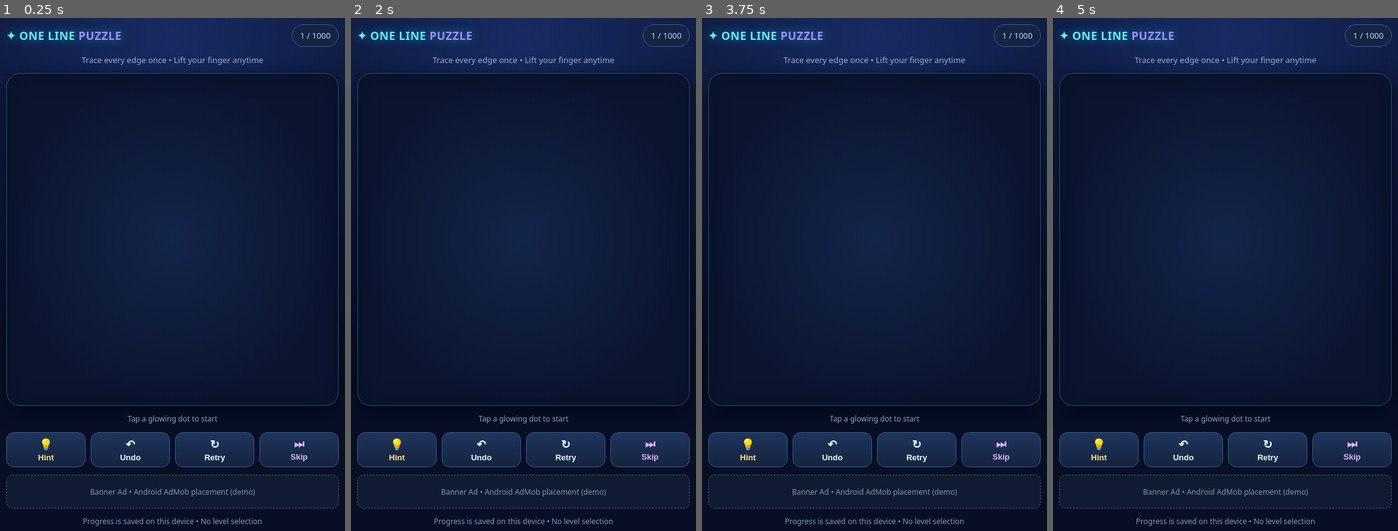
Above: before the commit, frames 1-4 (left to right).
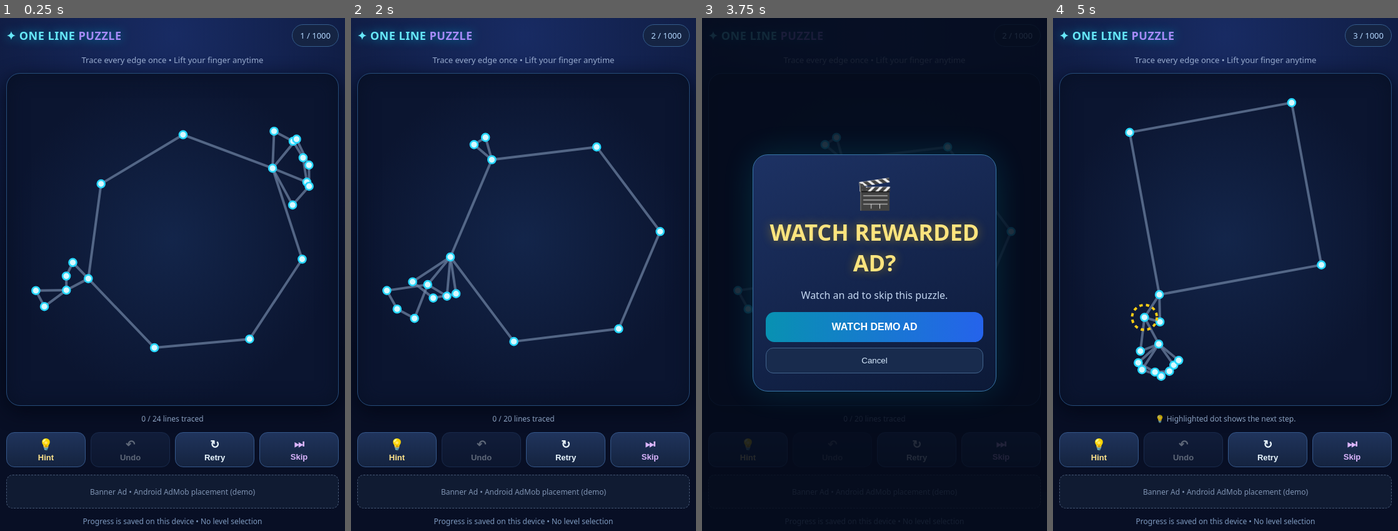
Above: after the commit, the same moments.

Repository: nk7108715-source/one-line-puzzle-
Game: browser game, page index.html
Same seed, same stepped clock (60 frames per second), same inputs: the game is played once before the commit and once after it.
Inputs (mouse positions are in pixels of both pictures, inside the frame that each line leads up to):
- Up to frame 1 (0.25 s): no input
- Up to frame 2 (2 s): click "⏭ Skip" at 0.27 s; move the mouse to (523, 274) at 1.07 s; click (523, 361) at 1.27 s, where only the run after the commit has a clickable "Cancel"; move the mouse to (457, 207) at 1.67 s; click "⏭ Skip" at 1.77 s; click (523, 325) at 1.87 s, where only the run after the commit has a clickable "WATCH DEMO AD"
- Up to frame 3 (3.75 s): click "💡 Hint" at 2.02 s; press the mouse at (940, 187) at 2.27 s; release the mouse at (874, 171) at 2.4 s; click (874, 361) at 2.47 s, where only the run after the commit has a clickable "Cancel"; move the mouse to (922, 305) at 2.87 s; click (833, 300) at 3.07 s; move the mouse to (791, 320) at 3.47 s; click "⏭ Skip" at 3.67 s
- Up to frame 4 (5 s): press the mouse at (1225, 171) at 4.07 s; release the mouse at (1191, 356) at 4.2 s; click (1225, 325) at 4.27 s, where only the run after the commit has a clickable "WATCH DEMO AD"; click "💡 Hint" at 4.52 s; move the mouse to (1325, 253) at 4.67 s; click (1225, 325) at 4.87 s, where only the run after the commit has a clickable "WATCH DEMO AD"

The runs differ from the first frame. In frame 1, 3.2% of the frame differs, in the area x 9-91%, y 21-88%; in frame 2, 3.0%; in frame 3, 35%, in the area x 0-100%, y 0-100%; in frame 4, 3.1%.
Error before the commit: SyntaxError: Unexpected token '}'

Commit message:
Add files via upload

Diff:
--- a/index.html
+++ b/index.html
@@ -66,7 +66,7 @@
 function showWin(){const messages=['CONGRATULATIONS!','YIPPEE!','GREAT JOB!','AMAZING!','BRILLIANT!'];popup(messages[(level-1)%messages.length],'Puzzle '+level+' completed! 🎉','NEXT PUZZLE →',false,'🏆');confetti();$('modalPrimary').onclick=advance}
 function rewarded(kind){popup('WATCH REWARDED AD?',kind==='hint'?'Watch an ad to reveal a useful next dot.':'Watch an ad to skip this puzzle.','WATCH DEMO AD',true,'🎬');$('modalPrimary').onclick=()=>{ // DEMO only. Never treat a real ad as rewarded without an SDK reward callback.
  close();if(kind==='skip'){advance();return}const n=findHint();if(n===null){status.textContent='No valid continuation from here. Try Undo or Retry.';return}hintAt=n;render();status.textContent='💡 Highlighted dot shows the next step.';
- }} }
+ }}
 function findHint(){// Euler-trail completion by Hierholzer on unused edges, starting at current vertex.
  const remain=game.edges.map((e,i)=>({e,i})).filter(o=>!used.has(o.i));if(!remain.length)return null;
  const degrees=Array(game.pts.length).fill(0);for(const {e:[a,b]} of remain){degrees[a]++;degrees[b]++}
